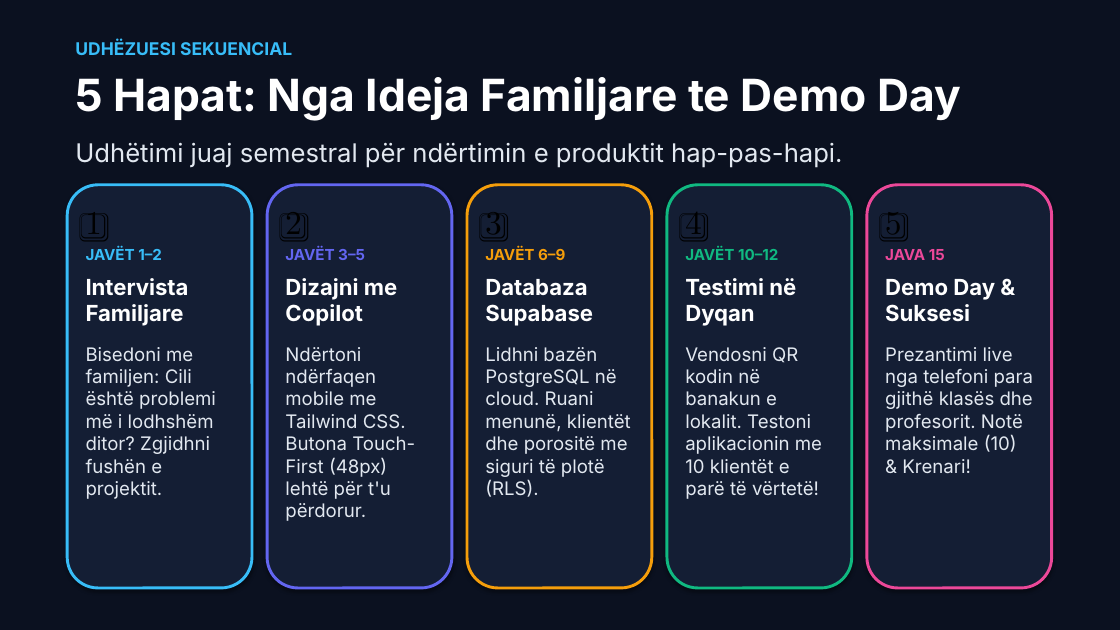
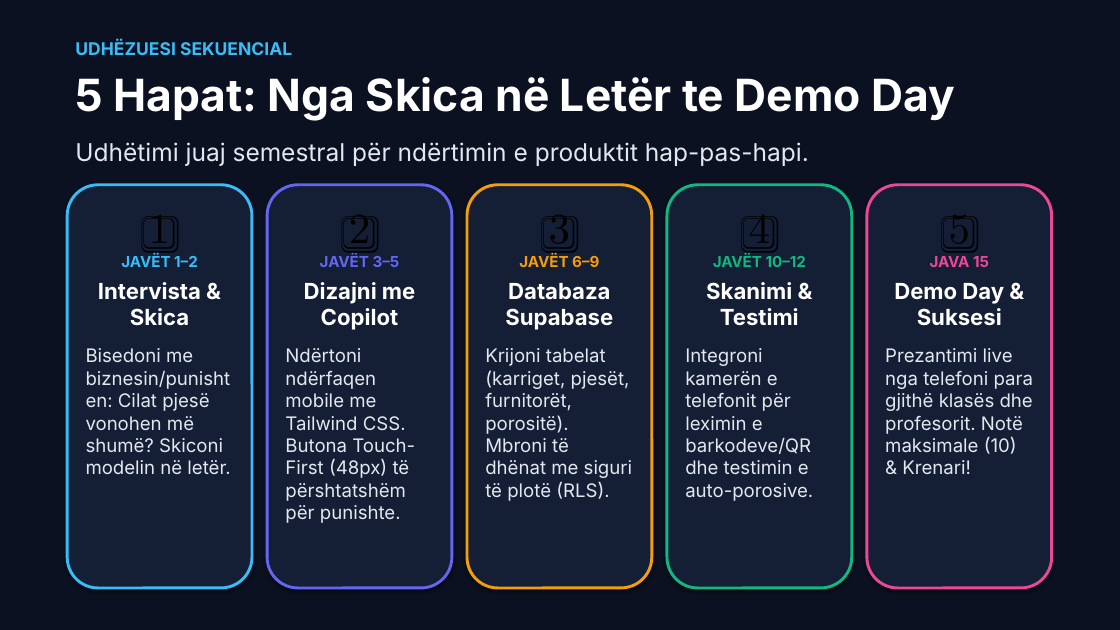
Before and after one commit to arbenl/arbenl.github.io, a slide deck: slide 7 of Jave1_Hyrje_Nextjs_PWA_Copilot_2026.pptx. Drawn at 1120x630 pixels with LibreOffice and Linux fonts; fonts in the diff are those of the drawing. Boxes give left, top, right and bottom in pixels: in the first picture for what was removed or moved away, otherwise in the second. Text is boxed around its words. In the diff, an @@ line names an element or a change of style, - is before the commit and + after.

```diff
--- a/Jave1_Hyrje_Nextjs_PWA_Copilot_2026.pptx
+++ b/Jave1_Hyrje_Nextjs_PWA_Copilot_2026.pptx
@@ text at box(75, 77, 955, 121): text changed @@
-5 Hapat: Nga Ideja Familjare te Demo Day
+5 Hapat: Nga Skica në Letër te Demo Day
@@ text "Udhëtimi juaj semestral për ndërtimin ..." at box(75, 142, 809, 166): size 22 to 21 pt @@
@@ text at box(121, 215, 198, 267): size 28 to 36 pt, font Inter to Calibri in "1️⃣"; alignment left to centre; less space between paragraphs @@
@@ text at box(304, 215, 415, 330): size 28 to 36 pt, font Inter to Calibri in "2️⃣"; alignment left to centre; less space between paragraphs @@
@@ text at box(505, 215, 613, 330): size 28 to 36 pt, font Inter to Calibri in "3️⃣"; alignment left to centre; less space between paragraphs @@
@@ text at box(713, 214, 806, 267): size 28 to 36 pt, font Inter to Calibri in "4️⃣"; alignment left to centre; less space between paragraphs @@
@@ text at box(894, 215, 1004, 326): size 28 to 36 pt, font Inter to Calibri in "5️⃣"; alignment left to centre; less space between paragraphs @@
@@ text at box(86, 282, 231, 474): text changed @@
-Intervista
-Familjare
-Bisedoni me familjen: Cili është problemi më i lodhshëm ditor? Zgjidhni fushën e projektit.
+Intervista &
+Skica
+Bisedoni me biznesin/punishten: Cilat pjesë vonohen më shumë? Skiconi modelin në letër.
@@ text at box(685, 282, 813, 501): text changed @@
-Testimi në
-Dyqan
-Vendosni QR kodin në banakun e lokalit. Testoni aplikacionin me 10 klientët e parë të vërtetë!
+Skanimi &
+Testimi
+Integroni kamerën e telefonit për leximin e barkodeve/QR dhe testimin e auto-porosive.
@@ text at box(285, 348, 415, 523): text changed @@
-Ndërtoni ndërfaqen mobile me Tailwind CSS. Butona Touch-First (48px) lehtë për t'u përdorur.
+Ndërtoni ndërfaqen mobile me Tailwind CSS. Butona Touch-First (48px) të përshtatshëm për punishte.
@@ text at box(485, 348, 632, 501): text changed @@
-Lidhni bazën PostgreSQL në cloud. Ruani menunë, klientët dhe porositë me siguri të plotë (RLS).
+Krijoni tabelat (karriget, pjesët, furnitorët, porositë). Mbroni të dhënat me siguri të plotë (RLS).
```
Also in this commit, not shown: 12 other slides changed, 6 slides added, 6 slides removed, 1 other file.
